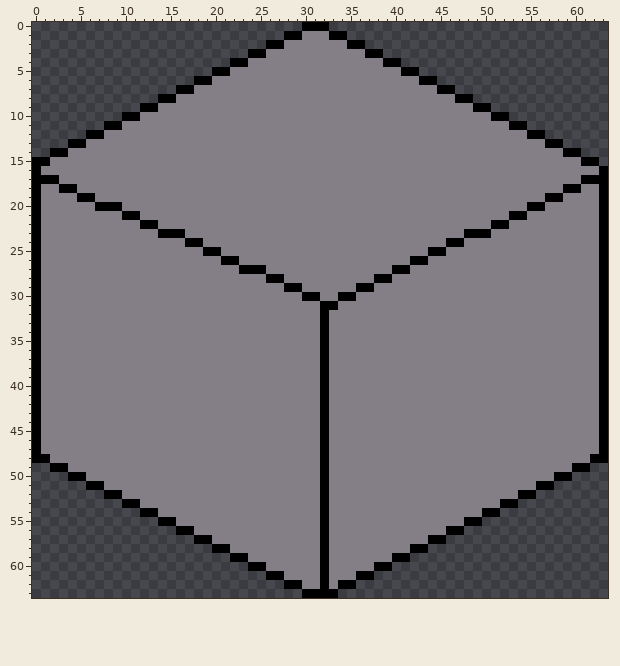
Two versions of one pixel-art sprite, Mimocraft/resources/gameassets/01.png. The picture above is the old version.
The file is 64x64 pixels.
After:
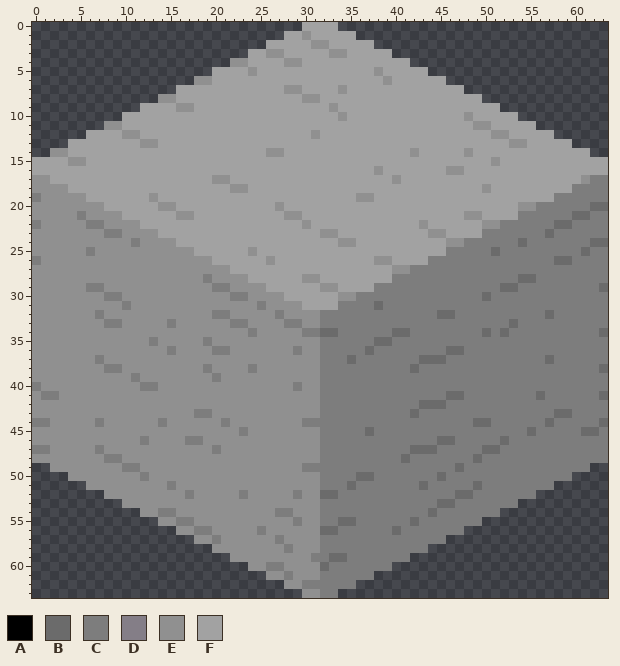
Palette (. is transparent): A #000000  B #6b6b6b  C #7d7d7d  D #847e87  E #909090  F #a2a2a2
The edit:
Changed rows in their new state; - is an unchanged pixel.
first column x 0:
 0 ------------------------------FFFF------------------------------
 1 ----------------------------FFEFFFFF----------------------------
 2 --------------------------FFFFFEEFFFFF--------------------------
 3 ------------------------FFEEFFFFFEEFFFFF------------------------
 4 ----------------------EEFFFFEEFFFFFFFFFFFF----------------------
 5 --------------------FFFFEFFFFFFFFFFFFFEFFFFF--------------------
 6 ------------------EEFFFFFFFFFFFFFFFFFFFEFFFFFF------------------
 7 ----------------FFFFFFFFFFFFEEFFFFEFFFFFFFFFFFFF----------------
 8 --------------EEFFFFFFFFFFFFFFEEFFFFFFFFFFFFFFFFFF--------------
 9 ------------FFFFEEFFFFFFFFFFFFFFFEFFFFFFFFFFFFFFFFFF------------
10 ----------FFFFFFFFFFFFFFFFFFFFFFFFEFFFFFFFFFFFFFEFFFFF----------
11 --------EEFFFFFFFFFFFFFFFFFFFFFFFFFFFFFFFFFFFFFFFEEFFFFF--------
12 ------FFFFEEFFFFFFFFFFFFFFFFFFFEFFFFFFFFFFFFFFFFFFFEEFFFFF------
13 ----FFFFFFFFEEFFFFFFFFFFFFFFFFFFFFFFFFFFFFFFFFFFFFFFFEEFFFFF----
14 --EEFFFFFFFFFFFFFFFFFFFFFFEEFFFFFFFFFFFFFFEFFFFFEFFFFFFFFFFFFF--
15 FFFFEEFFFFFFFFFFFFFFFFFFFFFFFFFFFFFFFFFFFFFFFFFFFFFEFFFFFFFFFFFF
16 FFFFFFFFFFFFFFFFFFFFFFFFFFFFFFFFFFFFFFEFFFFFFFEEFFFFFFFFFFFFFFFF
17 EEFFFFFFFFFFFFFFFFFFEEFFFFFFFFFFFFFFFFFFEFFFFFFFFFFFFFFFFFFFFECC
18 EEEEFFFFFFFFFFFFFFFFFFEEFFFFFFFFFFFFFFFFFFFFFFFFFFEFFFFFFFFFCCCC
19 CEEEEEFFFFFFFEFFFFFFFFFFFFFFFFFFFFFFEEFFFFFFFFFFFFFFFFFFFFCCCCCC
20 EEEEEEEEFFFFFFEEFFFFFFFFFFFEFFFFFFFFFFFFFFFFFFFFFFFFFFEECCCCCCBB
21 EEEEECEEEEFFFFFFEEFFFFFFFFFFEEFFFFFFFFFFFFFFFFFFEEFFFFCCCCCCBBCC
22 CEEEEECCEEEEFFFFFFFFFFFFFFFFFFEFFFFFFFFFFFFEFFFFFFEECCCCCCBBCCCC
23 EEEEEEEECCEEEEFFFFFFFFFFFFFFFFFFEEFFFFFFFFFFEEFFFFCCCCCCCBCCCCCC
24 EEEEEEEEEEECEEEEFFFFFFFFFFFFFFFFFFEEFFFFFFFFFFEECCCCCCBCCCCCCCBB
25 EEEEEECEEEEEEEEEEEFFFFFFEFFFFFFFFFFFFFFFFFFFFFCCCCCBCCCCCCCCCBCC
26 CEEEEEEEEEEEEEEEEEEEFFFFFFEFFFFFFFFFFFEEFFFFCCCCCCCCCCCCCCBBCCCC
27 EEEEEEEEEEEEEEEEEEEEEEFFFFFFFFFFFFFFFFFFEECCCCCCCCCCCCCCCCCCCCCC
28 EEEEEEEEEEEEEEEEEEECEEEEFFFFFFEEFFFFFFFFCCCCCCCCCCCCCCBBCCCCCCCC
29 EEEEEECCEEEEEEEEEEEECCEEEEFFFFFFEEFFFFCCCCCCCCCCCCCCBBCCCCCCCCCB
30 EEEEEEEECCEEEEEEEEEEEECCEEEEFFFFFFEECCCCCCCCCCCCCCBCCCCCCCCCCCCC
31 EEEEEEEEEECEEEEEEEEEEEEEECEEEEFFFFCCCCBCCCCCCCCCCCCCCCCCCCCCCCCC
32 EEEEEEECEEEEEEEEEEEECCEEEEECEEEECCCCCCCCCCCCCBBCCCCCCCCCCBCCCCCC
33 EEEEEEEECCEEEEECEEEEEECCEEEECCEECCCCCCCCCCCCCCCCCCCCCBCCCCCCCCCC
34 EEEEEEEEEEEEEEEEEEEEEEEECEEEEECCBBCCCCCCBBCCCCCCCCBCBCCCCCCCCCCB
35 EEEEEEEEEEEEECEEEEECEEEEEEEEEEEECCCCCCBBCCCCCCCCCCCCCCCCCCCCCCCC
36 EEEEEEEEEEEEEEECEEEECCEEEEEEECEECCCCCBCCCCCCCCBBCCCCCCCCCCCCCCCC
37 EEEEEEECEEEEEEEEEEEEEEEEEEEEEEEECCCBCCCCCCCBBBCCCCCCCCCCCBCCCCCC
38 EEEEEEEECCEEEEEEEEECEEEECEEEEEEECCCCCCCCCCBCCCCCCCCCCCCCCCCCCCCB
39 EEEEEEEEEEECEEEEEEEECEEEEEEEEEEECCCCCCCCCCCCCCCCCCCCCCCCCCCCCCCC
40 CEEEEEEEEEEECCEEEEEEEEEEEEEEECEECCCCCCCCCCCCCCCCCCCCCCCCCCCCCCCC
41 ECCEEEEEEEEEEEEEEEEEEEEEEEEEEEEECCCCCCCCCCCCCCBBCCCCCCCCBCCCCCCB
42 EEEEEEEEEEEEEEEEEEEEEEEEEEEEEEEECCCCCCCCCCCBBBCCCCCCCCCCCCCCCCCC
43 EEEEEEEEEEEEEEEEEECCEEEEEEEEEEEECCCCCCCCCCBCCCCCCCCCCCCCCCBBCCCC
44 CCEEEEECEEEEEECEEEEEECEEEEEEEECCCCCCCCCCCCCCCCCCCBBCCCCCCBCCCCCB
45 EEEEEEEEEEEEEEEEEEEEEEECEEEEEEEECCCCCBCCCCCCCCCCCCCCCCCBCCCCCBBC
46 EEEEEEEEEEEECEEEECCEEEEEEEEEEEEECCCCCCCCCCCCCBBCCCCCBCCCCCCCCCCC
47 CCEEEEECEEEEEEEEEEEECEEEEEEEEEEECCCCCCCCCCBBBCCCCCBBCCCCCCCCCCCC
48 EEEEEEEECCEEEEEEEEEEEEEEEEEEEEEECCCCCCCCCBCCCCCCCBCCCCCCCCCCCCCC
49 --EEEEEEEECCEEEEEEEEEEEEEEEEEECCCCCCCCCCCCCCCCCBCCCCCCCCCCCCCC--
50 ----EEEEEEEECEEEEEEEEEEEEEEEEEEECCCCBBCCCCCCCBCCCCCCCCCCCCCC----
51 ------EEEEEEEEECEEEEEEEEEEEEEEEECCCBCCCCCCCBCCCCCBCCCCCCCC------
52 --------EEEEEEEEECEEEEECEEEEECEEBBCCCCCCCCCCCCCBBCCCCCCC--------
53 ----------EEEEEEEEEEEEEEEEEEEEEECCCCCCCCCCCCCBBCCCCCCC----------
54 ------------EECCEEEEEEEEEEECCEEECCCCCCCCCCCCBCCCCCCC------------
55 --------------EECCEEEEEEEEEEECEECCBBCCCCCCBCCCCCCC--------------
56 ----------------EECCEEEEECEEEEEEBBCCCCCCBCCCCCCC----------------
57 ------------------EECEEEEEECEEEECCCCCCCCCCCCCC------------------
58 --------------------EEEEEEEECEEECCCCCCCCCCCC--------------------
59 ----------------------EEEEEEEEECCBBCCCCCCC----------------------
60 ------------------------EECCEEEEBCCCCCCC------------------------
61 --------------------------EECEEECCCCCC--------------------------
62 ----------------------------EECCCCCC----------------------------
63 ------------------------------EECC------------------------------
Changed places in both pictures, as pixel boxes (x1, y1, x2, y2):
changed: (32, 22, 608, 598)
